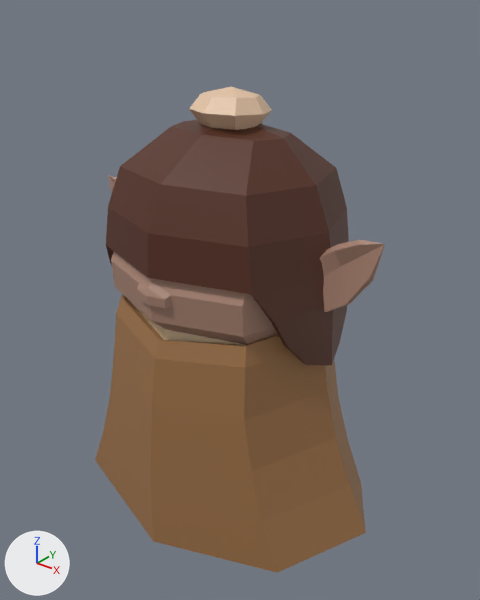
An edit to the FBX model Assets/Prefabs/Introduccion/Personajes/duendecito.fbx, drawn before and after from the same camera.
Rendered twice from a 50 mm lens placed at (1.58, -1.89, 2.25), pointed at (0.05, 0.03, 1.06). Lighting does not change. The marker at lower left points along +X, +Y and +Z. Where no turn or scale is listed for an object, it has been applied to the vertices.

In view in the first picture: 'Chulo', 'Cuerpo', 'Poncho'.
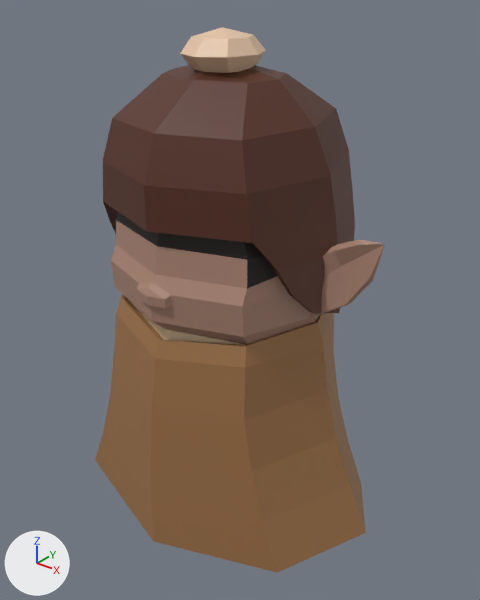
Boxes (x1, y1, x2, y2) around the edits, measured in the pictures (480 x 600 px):
```json
{"object": "Chulo", "change": "moved, turned", "before": [106, 87, 349, 365], "after": [103, 27, 355, 314]}
```

Scene script edits in JSON lines:
```json
{"op": "set", "path": "ob_chulo.location", "old": "(0.004, 0.0, 1.296)", "new": "(-0.007, 0.015, 1.493)"}
{"op": "set", "path": "ob_chulo.rotation_euler", "old": "(0.122, 0.0, 0.0)", "new": "(0.2, -0.00127, 0.00358)", "note": "degrees (7, 0, 0) -> degrees (11, -0.1, 0.2)"}
```
